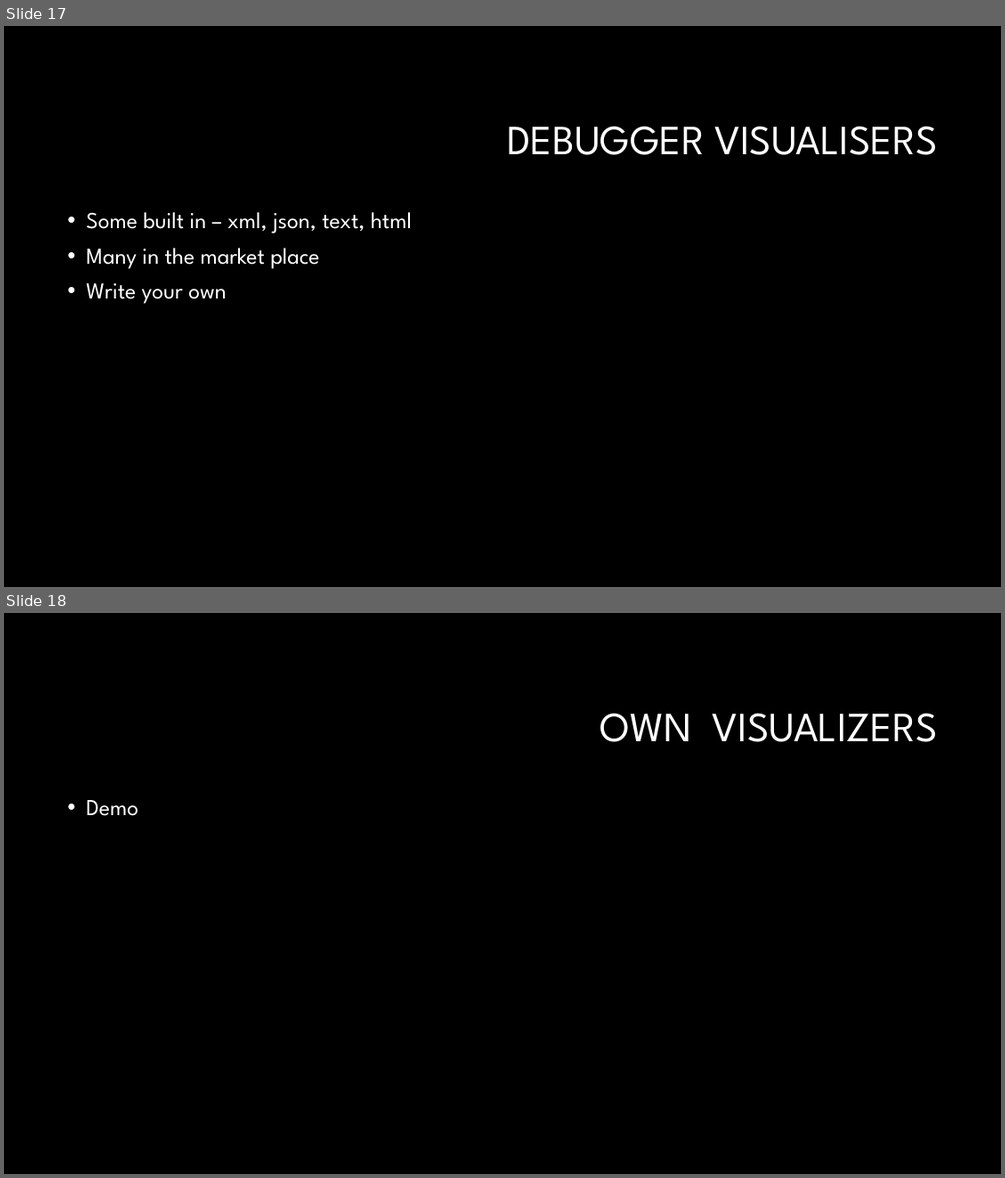
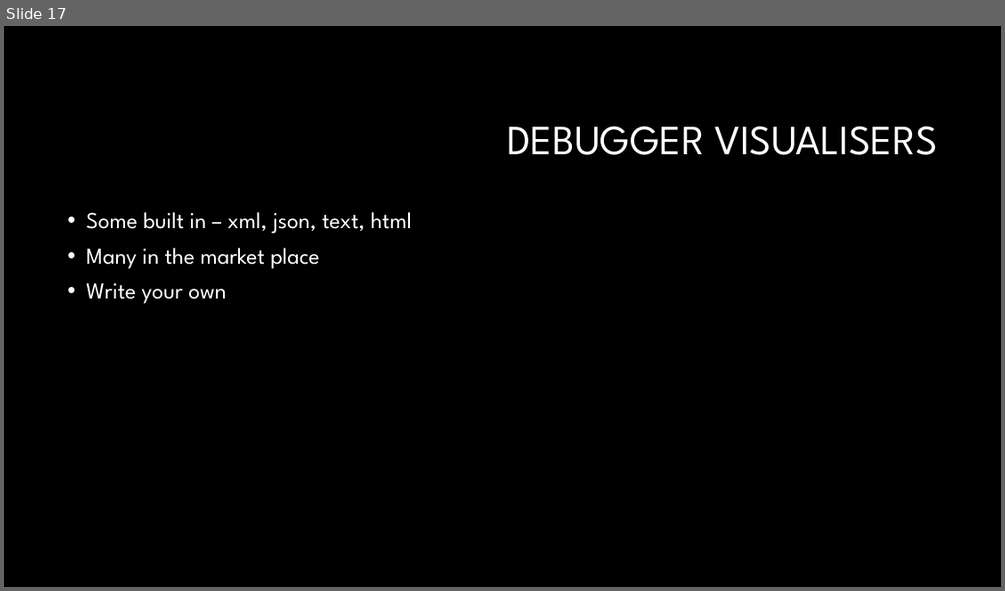
Before and after one commit to GBPhilip/Debugging, a slide deck: Debugging1.pptx. Shown one above the other, each under a label of ours: slides 17 and 18 before the commit, slide 17 after it. The pictures are 1005x1178 and 1005x591 pixels, drawn with LibreOffice and Linux fonts; fonts in the diff are those of the drawing; background and template pictures are left out. Boxes give left, top, right and bottom in pixels: in the first picture for what was removed or moved away, otherwise in the second. Text is boxed around its words. In the diff, an @@ line names an element or a change of style, - is before the commit and + after.

```diff
--- a/Debugging1.pptx
+++ b/Debugging1.pptx
@@ slide 18 removed at (4, 613, 1001, 1174), background #000000 @@
@@ title removed at (600, 713, 938, 742) @@
-OWN VISUALIZERS
@@ text removed at (86, 800, 138, 816) @@
-• Demo
```
Also in this commit, not shown: 3 slides changed, 1 other slide removed, 1 other file.
